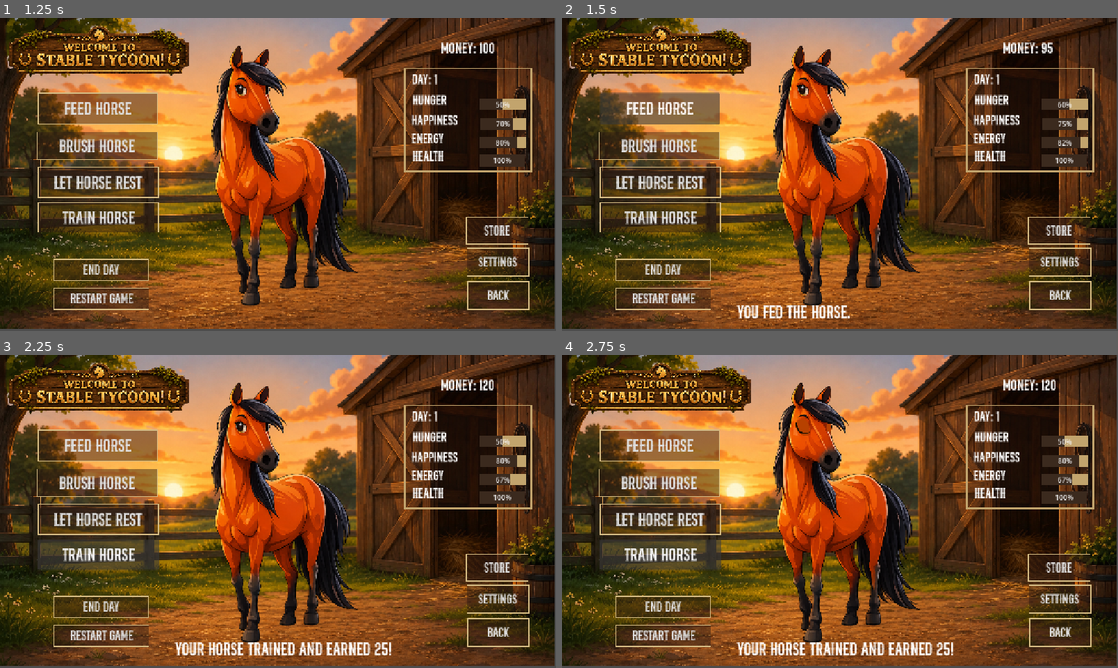
Above: before the commit, frames 1-4 (two rows, left to right).
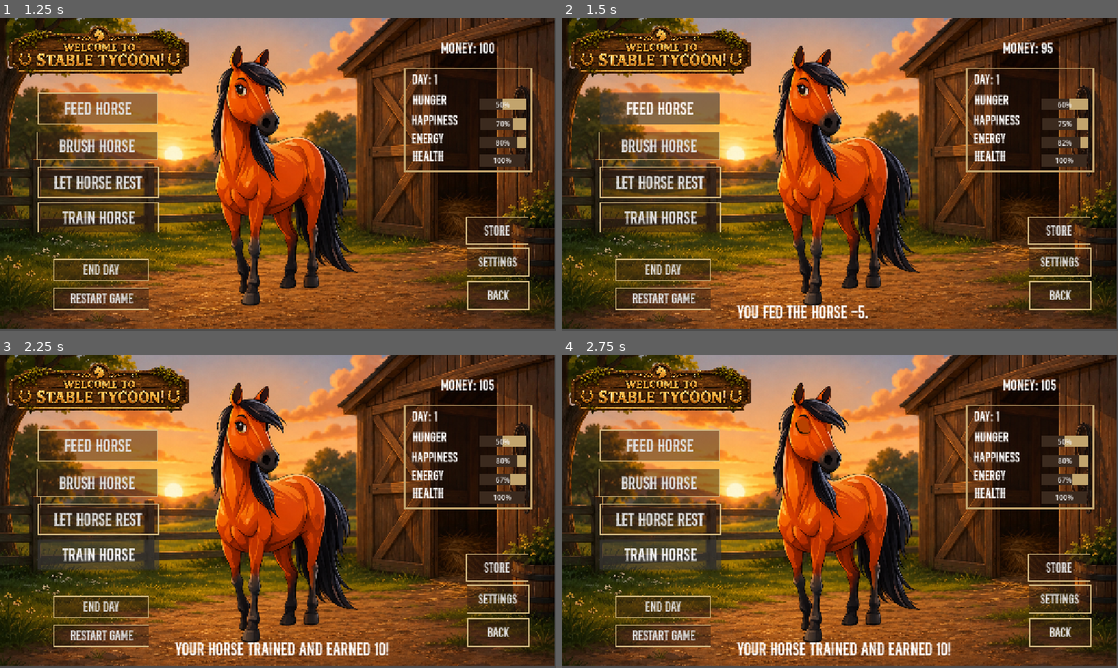
Above: after the commit, the same moments.

Repository: veronica-foltz/stable-tycoon
Game: Godot game, scene res://scenes/title_screen.tscn
The game is run twice, just before and just after one commit, with the same random seed, the same clock (stepped at 60 frames per second) and the same inputs.
Inputs:
- Up to frame 1 (1.25 s): click "Start Game" at 0.5 s
- Up to frame 2 (1.5 s): click "Feed Horse" at 1.25 s
- Up to frame 3 (2.25 s): click "Train Horse" at 2 s
- Up to frame 4 (2.75 s): no input

Frame 1 is identical in both runs. In frame 2, less than 0.1% of the frame differs, in the area x 51-55%, y 91-96%; in frame 3, 0.1%, in the area x 67-89%, y 7-96%; in frame 4, 0.1%.

Commit message:
updated money
updated money

Diff:
--- a/stable-tycoon/scenes/main.gd
+++ b/stable-tycoon/scenes/main.gd
@@ -28,7 +28,7 @@
 		update_status(" You used premium feed!")
 	else:
 		hunger += 10
-		update_status(" You fed the horse.")
+		update_status(" You fed the horse -5.")
 
 	happiness += 5
 	energy += 2
@@ -211,7 +211,7 @@
 		update_status(" Your horse is too hungry to train.")
 		return
 
-	money += 25
+	money += 10
 	energy -= 15
 	hunger -= 10
 	happiness += 5
@@ -225,7 +225,7 @@
 	update_energy_label()
 	update_hunger_label()
 	update_happiness_label()
-	update_status(" Your horse trained and earned 25!")
+	update_status(" Your horse trained and earned 10!")
 
 func update_status(message):
 	status_label.text = message
